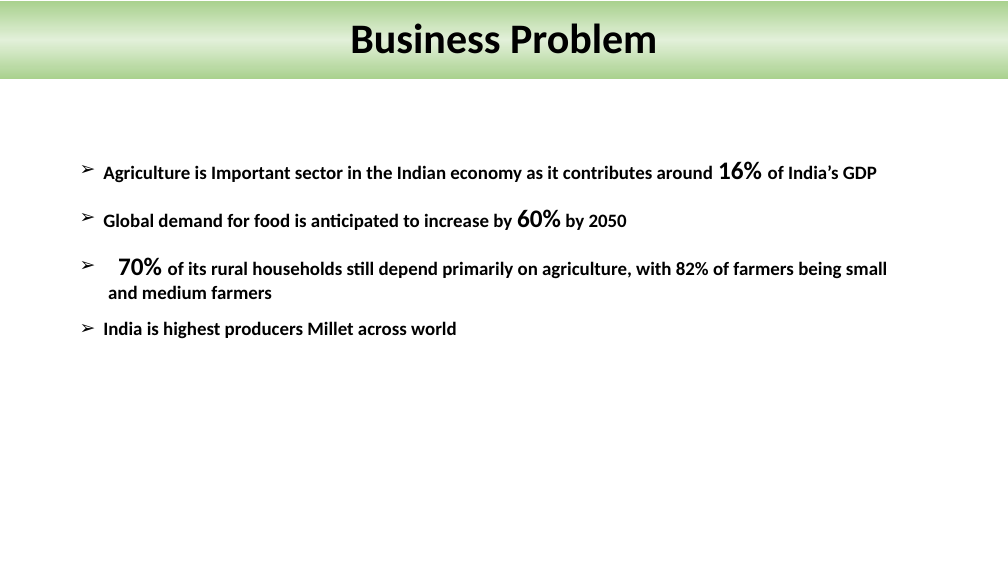
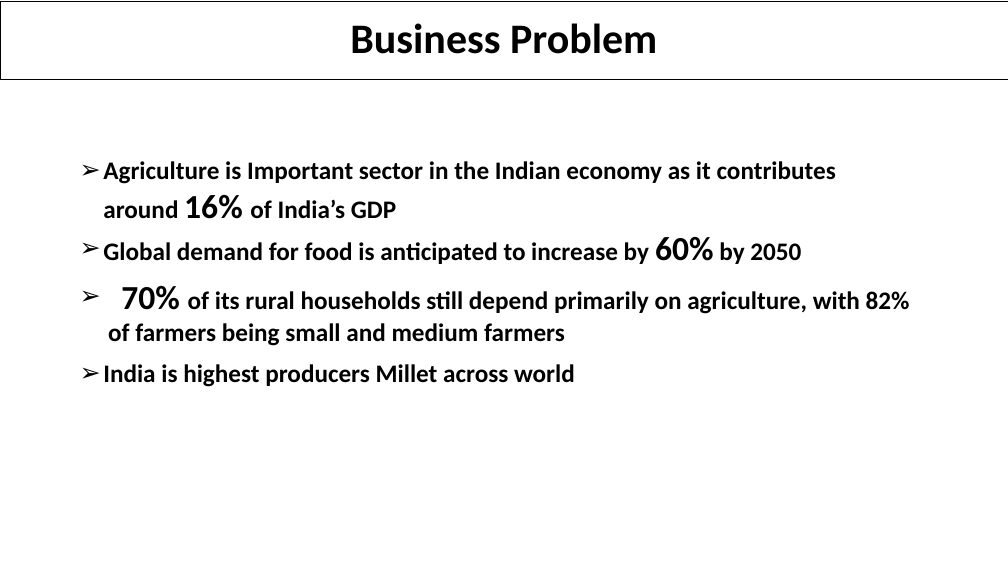
Before and after one commit to sanchanapradeep/aiml_capstone, a slide deck: slide 2 of Millets_Market Price_Prediction_Presentation_Group 7.pptx. Drawn at 1008x567 pixels with LibreOffice and Linux fonts; fonts in the diff are those of the drawing; background and template pictures are left out. Boxes give left, top, right and bottom in pixels: in the first picture for what was removed or moved away, otherwise in the second. Text is boxed around its words. In the diff, an @@ line names an element or a change of style, - is before the commit and + after.

```diff
--- a/Millets_Market Price_Prediction_Presentation_Group 7.pptx
+++ b/Millets_Market Price_Prediction_Presentation_Group 7.pptx
@@ title "Business Problem" at box(0, 1, 1008, 79): fill gradient #A9D18E to #E2F0D9 to none; outline none to #000000 0.75 pt @@
@@ text "Agriculture is Important sector in ..." at box(103, 161, 836, 219): size 18 to 24 pt; size 24 to 32 pt in "16%" @@
@@ text "Global demand for food is ...": place and size @@
-text "Global demand for food is ..." at box(103, 209, 627, 230)
+text "Global demand for food is ..." at box(103, 237, 801, 264)
@@ text "Global demand for food is ..." at box(103, 237, 801, 264): size 18 to 24 pt; size 24 to 32 pt in "60%" @@
@@ text "70% of its rural households ...": place and size @@
-text "70% of its rural households ..." at box(108, 257, 887, 299)
+text "70% of its rural households ..." at box(108, 286, 910, 346)
@@ text "70% of its rural households ..." at box(108, 286, 910, 346): size 24 to 32 pt in "70%"; size 18 to 24 pt @@
@@ text "India is highest producers Millet ...": place and size @@
-text "India is highest producers Millet ..." at box(103, 321, 457, 339)
+text "India is highest producers Millet ..." at box(103, 364, 575, 387)
@@ text "India is highest producers Millet ..." at box(103, 364, 575, 387): size 18 to 24 pt @@
```
Also in this commit, not shown: 11 other slides changed.
